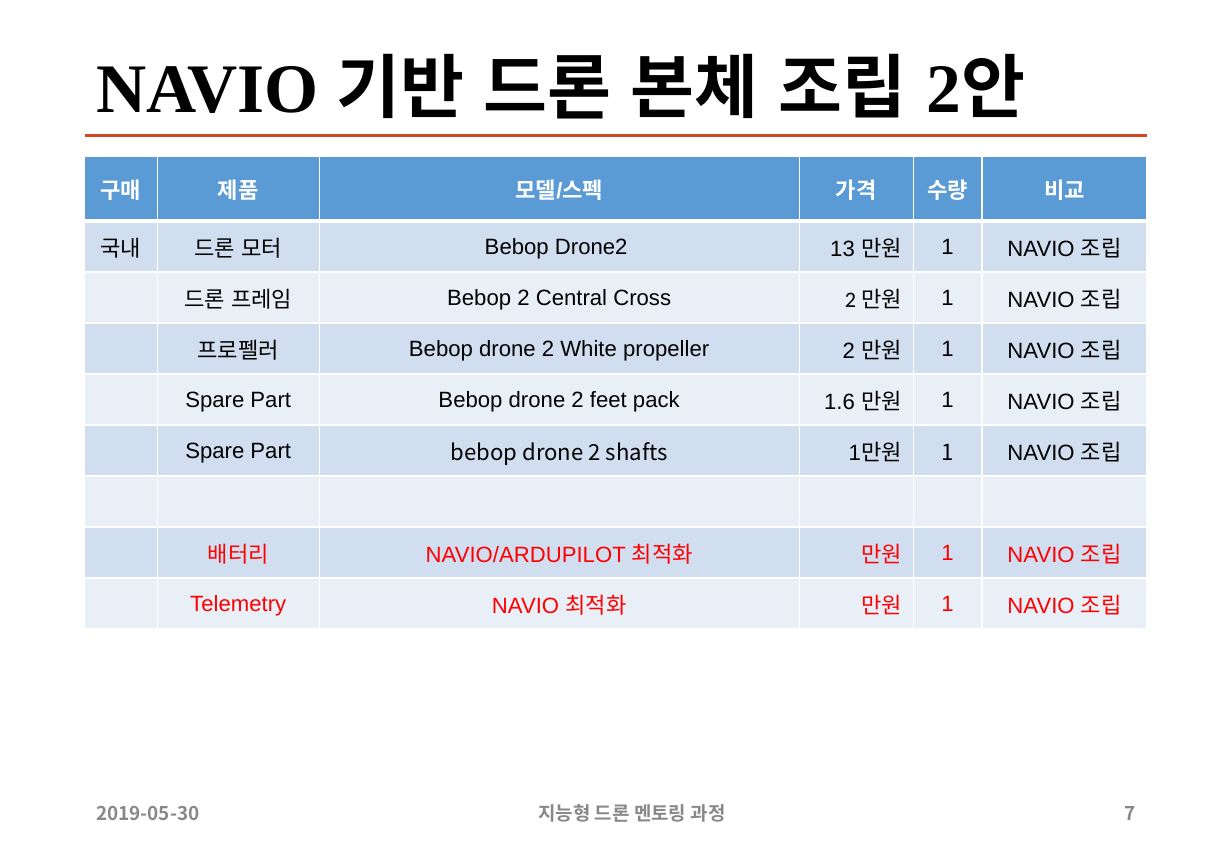
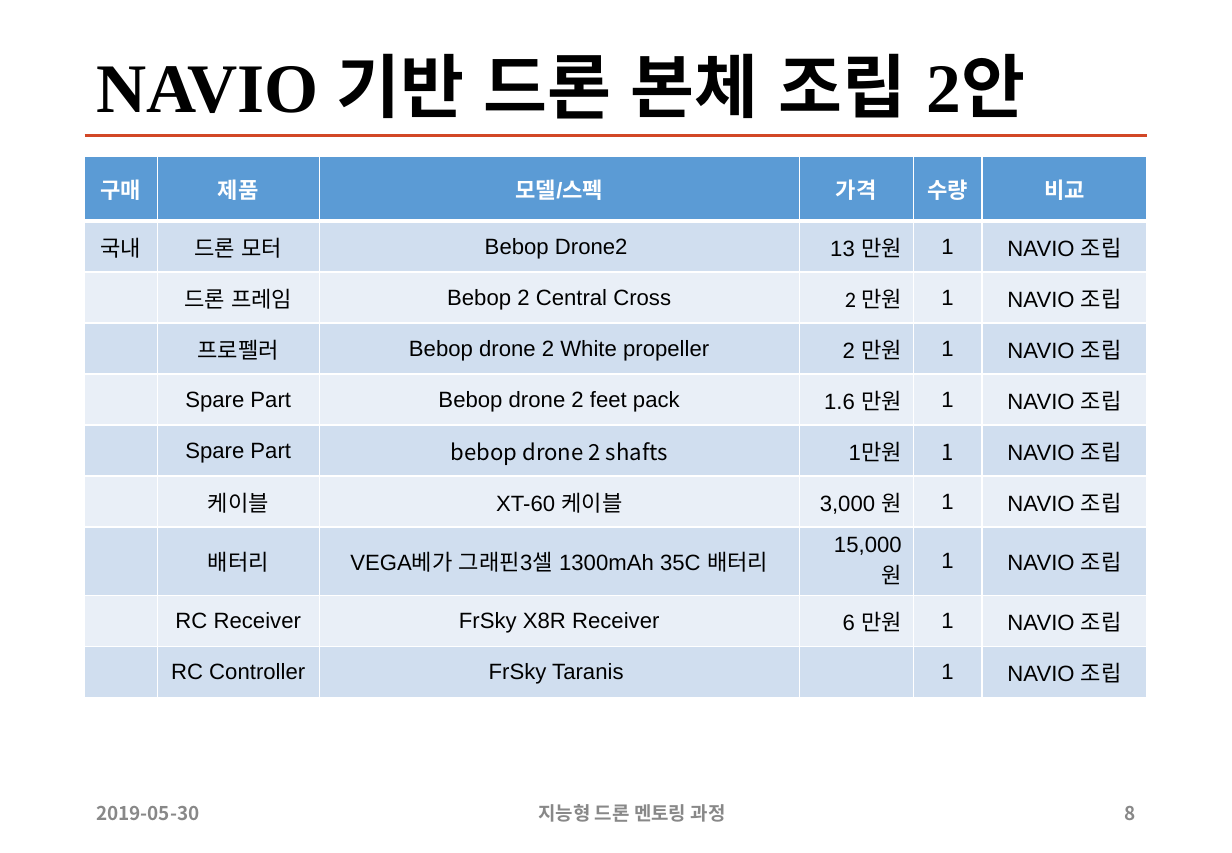
Before and after one commit to sunabove/autopilot_doc, a slide deck: slide 8 of 120 구매/100 OLD/108 2차 지능형 드론 멘토링 HW 구매 목록 19년 6월 V1.1.pptx (slide 7 before the commit). Drawn at 1232x853 pixels with LibreOffice and Linux fonts; fonts in the diff are those of the drawing. Boxes give left, top, right and bottom in pixels: in the first picture for what was removed or moved away, otherwise in the second. Text is boxed around its words. In the diff, an @@ line names an element or a change of style, - is before the commit and + after.

```diff
--- a/120 구매/100 OLD/108 2차 지능형 드론 멘토링 HW 구매 목록 19년 6월 V1.1.pptx
+++ b/120 구매/100 OLD/108 2차 지능형 드론 멘토링 HW 구매 목록 19년 6월 V1.1.pptx
@@ table at [84, 156, 1148, 688] @@
-row 7:  |  |  |  |  | 
-row 8:  | 배터리 | NAVIO/ARDUPILOT 최적화 | 만원 | 1 | NAVIO 조립
-row 9:  | Telemetry | NAVIO 최적화 | 만원 | 1 | NAVIO 조립
+row 7:  | 케이블 | XT-60 케이블 | 3,000 원 | 1 | NAVIO 조립
+row 8:  | 배터리 | VEGA베가 그래핀3셀 1300mAh 35C 배터리 | 15,000원 | 1 | NAVIO 조립
+row 9:  | RC Receiver | FrSky X8R Receiver | 6 만원 | 1 | NAVIO 조립
+row 10:  | RC Controller | FrSky Taranis |  | 1 | NAVIO 조립
@@ page number at [1125, 806, 1136, 820]: text changed @@
-7
+8
```
Also in this commit, not shown: 2 other slides changed, 4 slides added, 3 other files.
